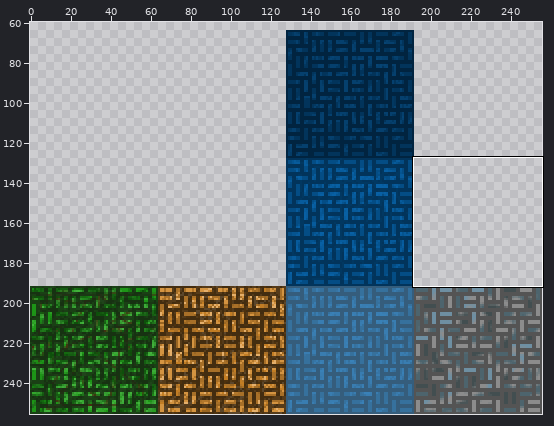
Two versions of one sprite sheet, Assets/Textures/TerrainTextures.png. Above, an overview of the earlier version with the close-up marked.
Close-up. Before:
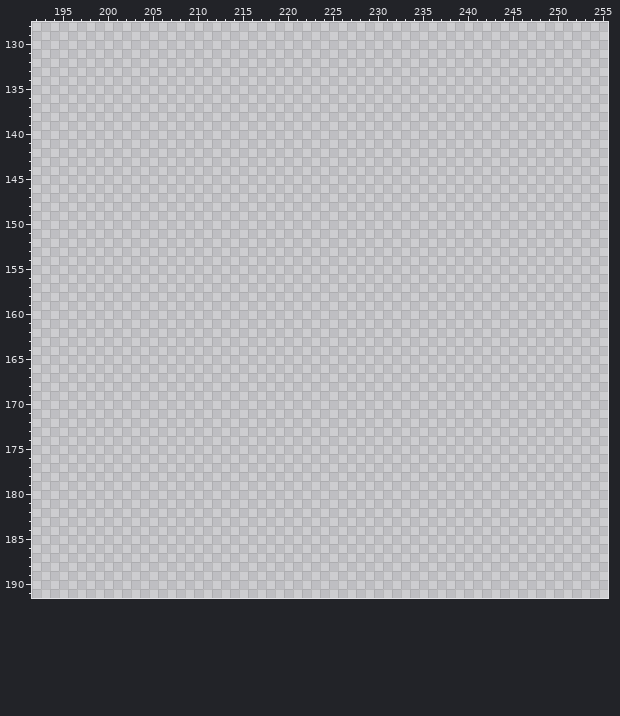
The file is 256x256 pixels. Colours within 5 levels of each other are drawn and written as one. Shown: x 192..255, y 128..191. The wide view leaves out empty margins.
Now the later version:
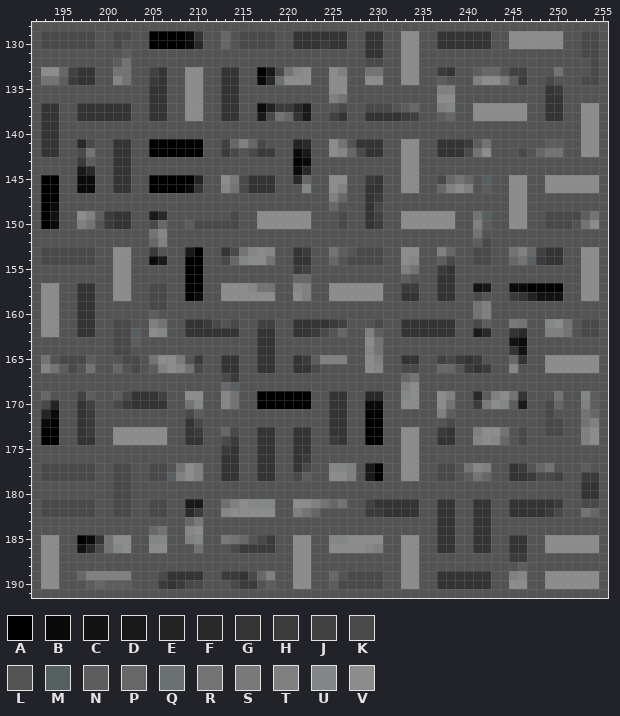
Palette (. is transparent): A #000000  B #0a0a0a  C #121212  D #191919  E #232323  F #292929  G #343434  H #3b3b3b  J #414141  K #494949  L #545454  M #576061  N #5d5d5d  P #676767  Q #6b7071  R #737373  S #797979  T #808080  U #848788  V #8c8c8c
Changes in this commit:
Changed rows in their new state; - is an unchanged pixel.
first column x 192:
128 LLLLLLLLLLLLLLLLLLLLLLLLLLLLLLLLLLLLLLLLLLLLLLLLLLLLLLLLLLLLLLLL
129 LKKKKKKLLKKLLAAAABGLLPLKKKKLLGGGGGGLLGGLLVVLLGGGGGGLLVVVVVVLLKKL
130 LKKKKKKLLKLLLAAAABFLLPLKKKKLLGGGHGGLLGGLLVVLLGGGGGGLLVVVVVVLLKKL
131 LLLLLLLLLLNLLLLLLLLLLLLLLLLLLLLLLLLLLGGLLVVLLLLLLLLLLLLLLLLLLKKL
132 LLLLLLLLLNRLLLLLLLLLLLLLLLLLLLLLLLLLLKKLLVVLLLLLLLLLLLLLLLLLLLKL
133 LVVPJGGLLRRLLJGLLVVLLGGLLADKRUVLLVTLLRRLLVVLLHGLLNPPLJJLLLRLLLKL
134 LRRNHGGLLURLLHGLLVVLLGGLLBFQVVVLLVVLLVVLLVVLLNLLLTVVSNHLLKLLLKKL
135 LLLLLLLLLLLLLGGLLVVLLGGLLLLLLLLLLVVLLLLLLLLLLTTLLLLLLLLLLGHLLLLL
136 LLLLLLLLLLLLLGGLLVVLLGGLLLLLLLLLLTRLLLLLLLLLLVVLLLLLLLLLLGGLLLLL
137 LGGLLGGGGGGLLGGLLVVLLGGLLBEHHFDLLLKLLKKKLNPLLTULLVVVVVVLLGGLLVVL
138 LGGLLGGGGGGLLGGLLVVLLGGLLDKRPGDLLJGLLGGGGHJLLNPLLVVVVVVLLGGLLVVL
139 LGGLLLLLLLLLLLLLLLLLLLLLLLLLLLLLLLLLLLLLLLLLLLLLLLLLLLLLLLLLLVVL
140 LGGLLLLLLLLLLLLLLLLLLLLLLLLLLLLLLLLLLLLLLLLLLLLLLLLLLLLLLLLLLVVL
141 LGGLLFKLLGGLLAAAAAALLJPTPKLLLEFLLVRLGGGLLVVLLGGGHNRLLLLLLNNLLVVL
142 LGGLLKRLLGGLLAAAAAALLHKLKHHLLBDLLVUPKGGLLVVLLGGGKRVLLLKLPRRLLVVL
143 LLLLLHNLLGGLLLLLLLLLLLLLLLLLLABLLLLLLLLLLVVLLLLLLLLLLLLLLLLLLLLL
144 LLLLLDFLLGGLLLLLLLLLLLLLLLLLLBFLLLLLLLLLLVVLLLLLLLLLLLLLLLLLLLLL
145 LAALLBBLLGGLLAAAAAELLVSKGGGLLFPLLVVLLHGLLVVLLKPRPLMLLVVLLVVVVVVL
146 LAALLBBLLGGLLAAAABGLLURKGGGLLLULLVTLLGGLLVVLLPTVTLNLLVVLLVVVVVVL
147 LAALLLLLLLLLLLLLLLLLLLLLLLLLLLLLLTPLLGHLLLLLLLLLLLLLLVVLLLLLLLLL
148 LABLLLLLLLLLLLLLLLLLLLLLLLLLLLLLLPLLLGKLLLLLLLLLLLLLLVVLLLLLLLLL
149 LACLLVTNHGGLLDFLLLLLLLKLLVVVVVVLLLKLLGJLLVVVVVVLLRMLLVVLLKKKKNRL
150 LABLLTRLHGGLLKPLLNKKKKKLLVVVVVVLLLKLLGHLLVVVVVVLLTNLLVVLLKKKLRVL
151 LLLLLLLLLLLLLRULLLLLLLLLLLLLLLLLLLLLLLLLLLLLLLLLLRLLLLLLLLLLLLLL
152 LLLLLLLLLLLLLPTLLLLLLLLLLLLLLLLLLLLLLLLLLLLLLLLLLNKLLLLLLLLLLLLL
153 LKKKKKKLLVVLLHLLLDALLGKRUVULLGHLLRNLKKKLLVVLLTPLLKKLLRTPJGGLLVVL
154 LKKKKKKLLVVLLBDLLAALLKPUVVRLLGGLLPLKKKKLLVULLNKLLKKLLPRMHGGLLVVL
155 LLLLLLLLLVVLLLLLLAALLLLLLLLLLHJLLLLLLLLLLTRLLHGLLLLLLLLLLLLLLVVL
156 LLLLLLLLLVVLLLLLLAALLLLLLLLLLPPLLLLLLLLLLNLLLGGLLLLLLLLLLLLLLVVL
157 LVVLLGGLLVVLLKKLLAALLVVVURRLLUTLLVVVVVVLLHHLLGGLLCDLLBBAAAALLVVL
158 LVVLLGGLLVVLLKKLLABLLVVVVVVLLVTLLVVVVVVLLGGLLGGLLKLLLHGECCCLLVVL
159 LVVLLGGLLLLLLKKLLLLLLLLLLLLLLLLLLLLLLLLLLLLLLLLLLRTLLLLLLLLLLLLL
160 LVVLLGGLLLLLLNLLLLLLLLLLLLLLLLLLLLLLLLLLLLLLLLLLLRTLLLLLLLLLLLLL
161 LVVLLGGLLKKLLTRLLGGHKLKLLJJLLGGGGHJLLLKLLGGGGGGLLKNLLSRLLUVRLKKL
162 LVVLLGGLLKKMLVULLGGGGGGLLGGLLGGHKLPLLTNLLGGGGGGLLDFLLGFLLTTRLKKL
163 LLLLLLLLLKKNLLLLLLLLLLLLLGGLLLLLLLLLLVRLLLLLLLLLLLLLLCBLLLLLLLLL
164 LLLLLLLLLKKLLLLLLLLLLLLLLGGLLLLLLLLLLURLLLLLLLLLLLLLLGCLLLLLLLLL
165 LRLKKKNLLLKKLRVVSLHLLGGLLGGLLGHNTTTLLVTLLGGLLJKHGHLLLPGLLVVVVVVL
166 LURNKLRLLPLKLNTVURKLLGGLLGGLLGGKLLLLLVULLKKLLPPLHGHLLULLLVVVVVVL
167 LLLLLLLLLLLLLLLLLLLLLKHLLLLLLLLLLLLLLLLLLPRLLLLLLLLLLLLLLLLLLLLL
168 LLLLLLLLLLLLLLLLLLLLLPMLLLLLLLLLLLLLLLLLLTVLLLLLLLLLLLLLLLLLLLLL
169 LPLLLJNLLNKGGGJLLVVLLURLLAAAAAALLGGLLFFLLUVLLVTLLFNTVRGLLLRLLUNL
170 LKELLGJLLKHGGGGLLRULLURLLAAAAAALLGGLLBBLLVVLLVRLLHSVUNDLLKPLLTNL
171 LEBLLGHLLLLLLLLLLKNLLLLLLLLLLLLLLGGLLAALLLLLLTNLLLLLLLLLLKLLLRPL
172 LBALLGHLLLLLLLLLLGKLLLLLLLLLLLLLLGGLLAALLLLLLLKLLLLLLLLLLKKLLRTL
173 LAALLGHLLVVVVVVLLGHLLPKLLGGLLGGLLGGLLAALLVVLLHGLLTVVRLKLLKKLLTVL
174 LAALLGGLLVVVVVVLLGGLLKHLLGGLLGGLLHGLLAALLVVLLGGLLUVUPLKLLLLLLTVL
175 LLLLLLLLLLLLLLLLLLLLLHGLLGGLLGGLLLLLLLLLLVVLLLLLLLLLLLLLLLLLLLLL
176 LLLLLLLLLLLLLLLLLLLLLGGLLGGLLGHLLLLLLLLLLVVLLLLLLLLLLLLLLLLLLLLL
177 LKKKKKKLLKKLLKKLRVTLLGGLLGGLLGKLLUUTLDALLVVLLKKLRUTLLGHLPRLLLNLL
178 LKKKKKKLLKKLLKKMTVTLLGGLLGGLLKNLLVVTLDALLVVLLKKLNRPLLGGHKKJLLHHL
179 LLLLLLLLLKKLLLLLLLLLLLLLLLLLLLLLLLLLLLLLLLLLLLLLLLLLLLLLLLLLLGGL
180 LLLLLLLLLKKLLLLLLLLLLLLLLLLLLLLLLLLLLLLLLLLLLLLLLLLLLLLLLLLLLGGL
181 LKKKKKKLLKKLLKKLLDDLLQTVUUULLVVTRPRLLJGGGGGLLGGLLGGLLGGGGGHLLKKL
182 LKKKKKKLLKKLLKKLLFHLLUVVVVVLLTRPLLLLLHHGGGGLLGGLLGGLLGGGGHKLLRPL
183 LLLLLLLLLLLLLLLLLPSLLLLLLLLLLLLLLLLLLLLLLLLLLGGLLGGLLLLLLLLLLLLL
184 LLLLLLLLLLLLLPRLLUVLLLLLLLLLLLLLLLLLLLLLLLLLLGGLLGGLLLLLLLLLLLLL
185 LVVLLABGRVVLLUULLTULLSRPLKHLLVVLLUUVVVVLLVVLLGGLLGGLLGGLLVVVVVVL
186 LVVLLCFKRUVLLVVLLLRLLLKHHHHLLVVLLVVVVUTLLVVLLGGLLGGLLGGLLVVVVVVL
187 LVVLLLLLLLLLLLLLLLLLLLLLLLLLLVVLLLLLLLLLLVVLLLLLLLLLLHHLLLLLLLLL
188 LVVLLLLLLLLLLLLLLLLLLLLLLLLLLVVLLLLLLLLLLVVLLLLLLLLLLLNLLLLLLLLL
189 LVVLLPTTTTTLLLKGGGGLLHHGKPTLLVVLLPLKKKKLLVVLLGGGGGGLLTULLVVVVVVL
190 LVVLLLNPNNNLLLHGHKKLLLKHHLNLLVVLLNKKKKKLLVVLLGGGGGGLLVVLLVVVVVVL
191 LLLLLLLLLLLLLLLLLLLLLLLLLLLLLLLLLLLLLLLLLLLLLLLLLLLLLLLLLLLLLLLL
Changed places in both close-ups, as pixel boxes (x1, y1, x2, y2):
added: (32, 22, 608, 598)
